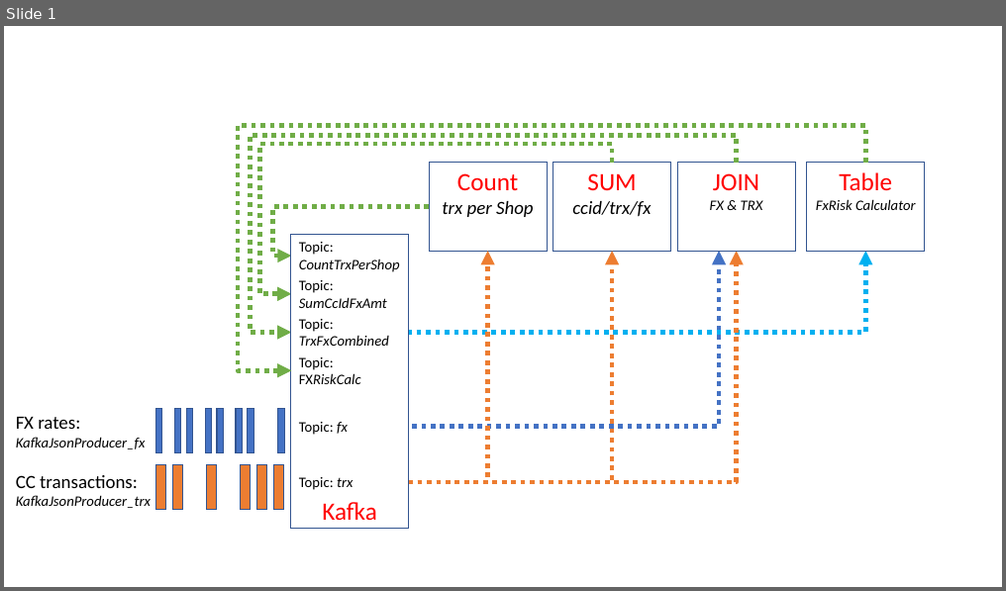
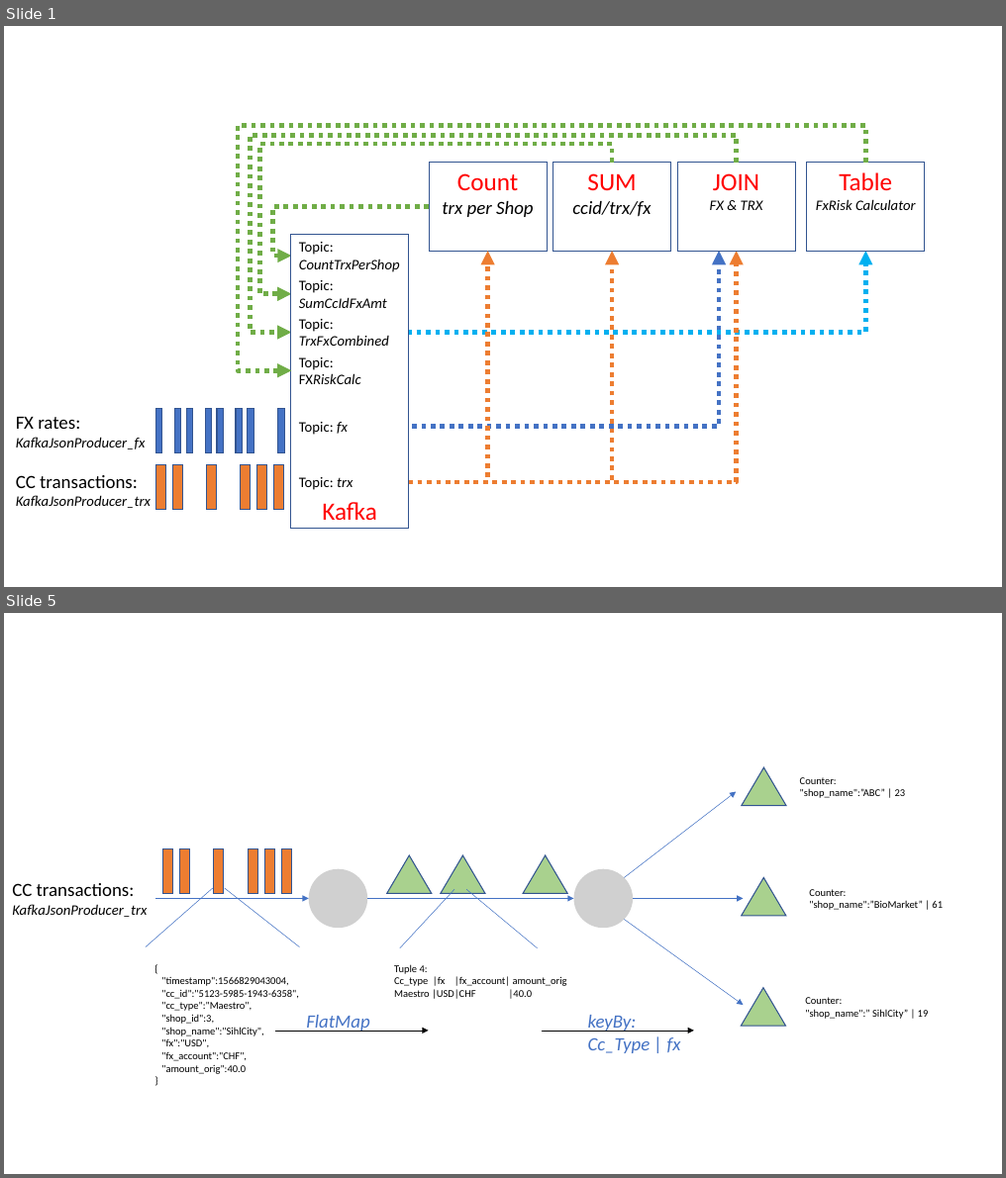
Before and after one commit to tspannhw/Streaming, a slide deck: Images/Presentation1.pptx. Shown one above the other, each under a label of ours: slide 1 before the commit, slides 1 and 5 after it; the slides between them are not shown. The pictures are 1006x591 and 1006x1178 pixels, drawn with LibreOffice and Linux fonts; fonts in the diff are those of the drawing; grey boxes stand for pictures. Boxes give left, top, right and bottom in pixels: in the first picture for what was removed or moved away, otherwise in the second. Text is boxed around its words. In the diff, an @@ line names an element or a change of style, - is before the commit and + after.

```diff
--- a/Images/Presentation1.pptx
+++ b/Images/Presentation1.pptx
@@ slide 5 added at [4,613,1002,1174], background #FFFFFF @@
@@ triangle added at [742,768,786,806], fill #A9D18E, outline #325491 1 pt @@
@@ text added at [800,777,906,798], 10 pt, text #000000 @@
+Counter:
+"shop_name":”ABC” | 23
@@ arrow added from (625, 878) to (737, 792), #4472C4 0.5 pt @@
@@ rectangle added at [163,850,173,894], fill #ED7D31, outline #325491 1 pt @@
@@ rectangle added at [180,850,190,894], fill #ED7D31, outline #325491 1 pt @@
@@ rectangle added at [214,850,224,894], fill #ED7D31, outline #325491 1 pt @@
@@ rectangle added at [249,850,257,894], fill #ED7D31, outline #325491 1 pt @@
@@ rectangle added at [264,850,274,894], fill #ED7D31, outline #325491 1 pt @@
@@ rectangle added at [282,850,291,894], fill #ED7D31, outline #325491 1 pt @@
@@ picture added at [309,869,368,928] @@
@@ triangle added at [386,856,432,894], fill #A9D18E, outline #325491 1 pt @@
@@ triangle added at [441,856,485,894], fill #A9D18E, outline #325491 1 pt @@
@@ triangle added at [523,856,567,894], fill #A9D18E, outline #325491 1 pt @@
@@ picture added at [573,869,633,928] @@
@@ triangle added at [742,878,786,916], fill #A9D18E, outline #325491 1 pt @@
@@ text added at [12,883,147,917], 14 pt, text #000000, italic @@
+CC transactions:
+KafkaJsonProducer_trx
@@ line added from (146, 948) to (213, 888), #4472C4 0.5 pt @@
@@ arrow added from (156, 899) to (309, 899), #4472C4 0.5 pt @@
@@ line added from (300, 948) to (225, 888), #4472C4 0.5 pt @@
@@ arrow added from (368, 899) to (573, 899), #4472C4 0.5 pt @@
@@ line added from (400, 949) to (454, 889), #4472C4 0.5 pt @@
@@ line added from (537, 949) to (466, 889), #4472C4 0.5 pt @@
@@ arrow added from (633, 899) to (743, 899), #4472C4 0.5 pt @@
@@ text added at [809,889,943,910], 10 pt, text #000000 @@
+Counter:
+"shop_name":”BioMarket” | 61
@@ arrow added from (625, 919) to (743, 1005), #4472C4 0.5 pt @@
@@ text added at [394,964,567,999], 10 pt, text #000000 @@
+Tuple 4:
+Cc_type |fx |fx_account| amount_orig
+Maestro |USD|CHF |40.0
@@ text added at [161,977,299,1074], 10 pt, text #000000 @@
+{
+"timestamp":1566829043004,
+"cc_id":"5123-5985-1943-6358",
+"cc_type":"Maestro",
+"shop_id":3,
+"shop_name":"SihlCity",
+"fx":"USD",
+"fx_account":"CHF",
+"amount_orig":40.0
+}
@@ triangle added at [742,988,786,1026], fill #A9D18E, outline #325491 1 pt @@
@@ text added at [805,997,929,1019], 10 pt, text #000000 @@
+Counter:
+"shop_name":” SihlCity” | 19
@@ text added at [306,1015,370,1032], 18 pt, text #4472C4, italic @@
+FlatMap
@@ text added at [588,1015,681,1054], 18 pt, text #4472C4, italic @@
+keyBy:
+Cc_Type | fx
@@ arrow added from (275, 1031) to (429, 1031), #000000 0.5 pt @@
@@ arrow added from (542, 1031) to (694, 1031), #000000 0.5 pt @@
```
Also in this commit, not shown: 5 other slides added, 13 other files.
